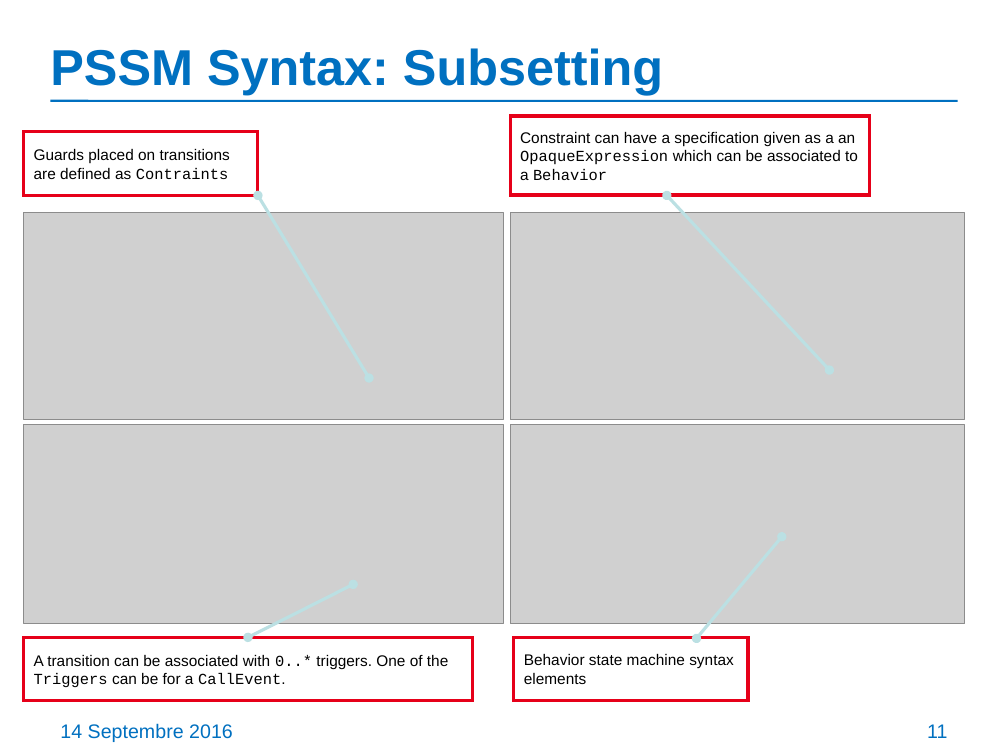
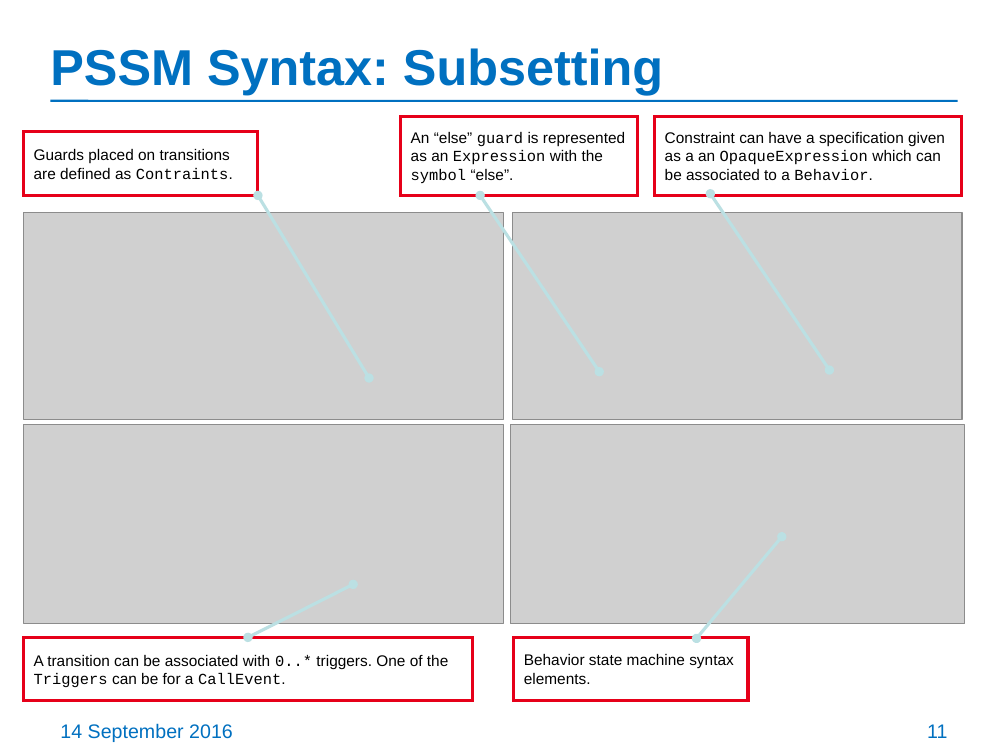
Before and after one commit to ModelDriven/PSSM, a slide deck: slide 11 of Presentations/201609-Chicago-Meeting/PSSM-initial-submission-update.pptx. Drawn at 1008x756 pixels with LibreOffice and Linux fonts; fonts in the diff are those of the drawing; grey boxes stand for pictures. Boxes give left, top, right and bottom in pixels: in the first picture for what was removed or moved away, otherwise in the second. Text is boxed around its words. In the diff, an @@ line names an element or a change of style, - is before the commit and + after.

```diff
--- a/Presentations/201609-Chicago-Meeting/PSSM-initial-submission-update.pptx
+++ b/Presentations/201609-Chicago-Meeting/PSSM-initial-submission-update.pptx
@@ rectangle added at (x1=401, y1=116, x2=638, y2=195), fill #FFFFFF, outline #E60019 2.25 pt, 11 pt, text #000000 @@
+An “else” guard is represented as an Expression with the symbol “else”.
@@ rectangle "Constraint can have a specification ..." resized from (x1=510, y1=116, x2=869, y2=195) to (x1=655, y1=116, x2=962, y2=195) @@
@@ text in rectangle at (x1=34, y1=149, x2=233, y2=179): text changed @@
-Guards placed on transitions are defined as Contraints
+Guards placed on transitions are defined as Contraints.
@@ text in rectangle at (x1=665, y1=132, x2=945, y2=180): text changed @@
-Constraint can have a specification given as a an OpaqueExpression which can be associated to a Behavior
+Constraint can have a specification given as a an OpaqueExpression which can be associated to a Behavior.
@@ double arrow added from (480, 196) to (599, 372), #BBE0E3 2.25 pt @@
@@ double arrow moved from (667, 196) - (830, 370) to (711, 194) - (830, 370) @@
@@ text in rectangle at (x1=524, y1=654, x2=734, y2=684): text changed @@
-Behavior state machine syntax elements
+Behavior state machine syntax elements.
@@ text at (x1=60, y1=723, x2=233, y2=742): text changed @@
-14 Septembre 2016
+14 September 2016
```
Also in this commit, not shown: 74 other slides changed, 2 other files.
